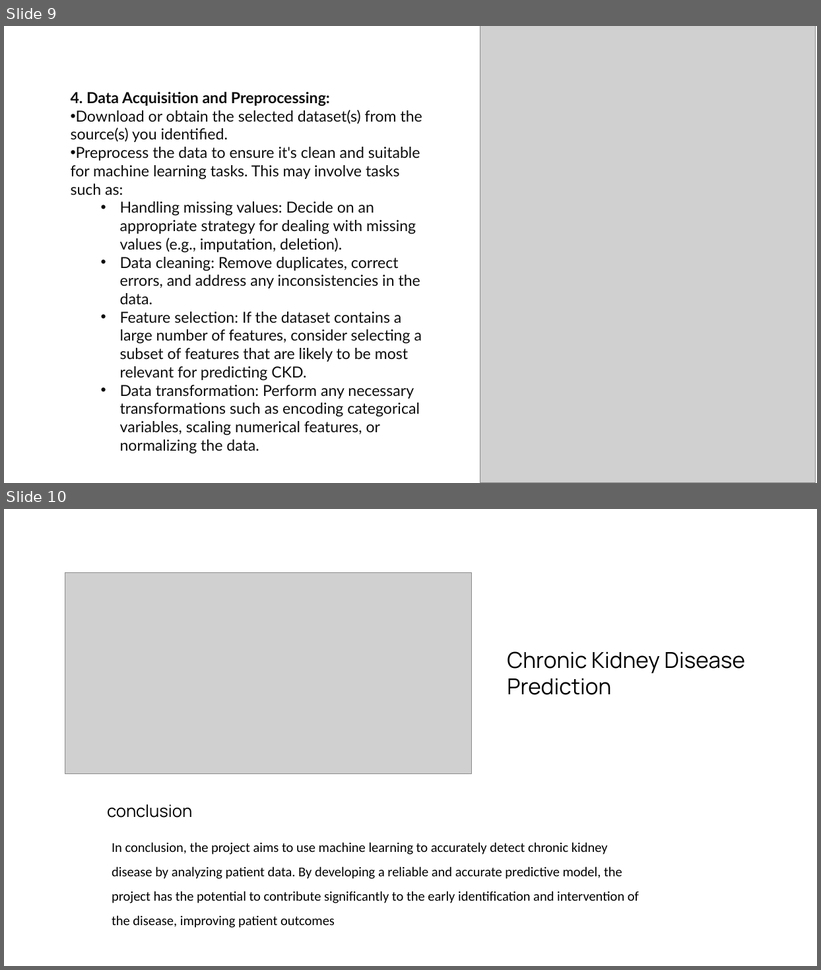
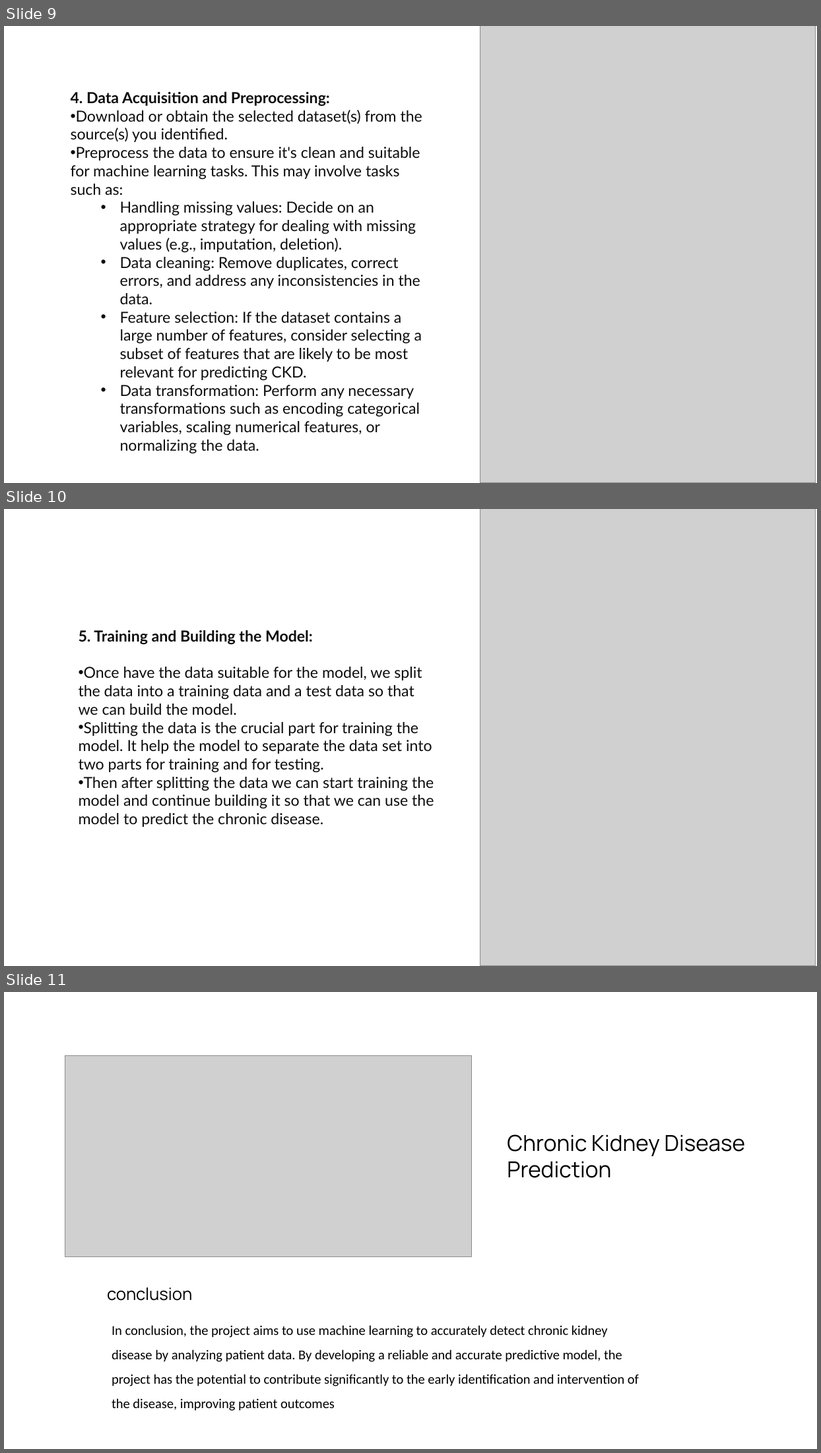
Before and after one commit to betsi21/Data_analysis_for_Disease_Prediction, a slide deck: Machine learning disease prediction.pptx. Shown one above the other, each under a label of ours: slides 9 and 10 before the commit, slides 9, 10 and 11 after it. The pictures are 821x970 and 821x1453 pixels, drawn with LibreOffice and Linux fonts; fonts in the diff are those of the drawing; grey boxes stand for pictures. Boxes give left, top, right and bottom in pixels: in the first picture for what was removed or moved away, otherwise in the second. Text is boxed around its words. In the diff, an @@ line names an element or a change of style, - is before the commit and + after.

Commit message:
Updated presentation

```diff
--- a/Machine learning disease prediction.pptx
+++ b/Machine learning disease prediction.pptx
@@ slide 10 added at [4,509,817,966], background #FFFFFF @@
@@ picture added at [481,509,815,966] @@
@@ text added at [79,630,434,827], 18 pt, text #0D0D0D @@
+5. Training and Building the Model:
+• Once have the data suitable for the model, we split the data into a training data and a test data so that we can build the model.
+• Splitting the data is the crucial part for training the model. It help the model to separate the data set into two parts for training and for testing.
+• Then after splitting the data we can start training the model and continue building it so that we can use the model to predict the chronic disease.
@@ what was slide 10 is now slide 11 @@
```
